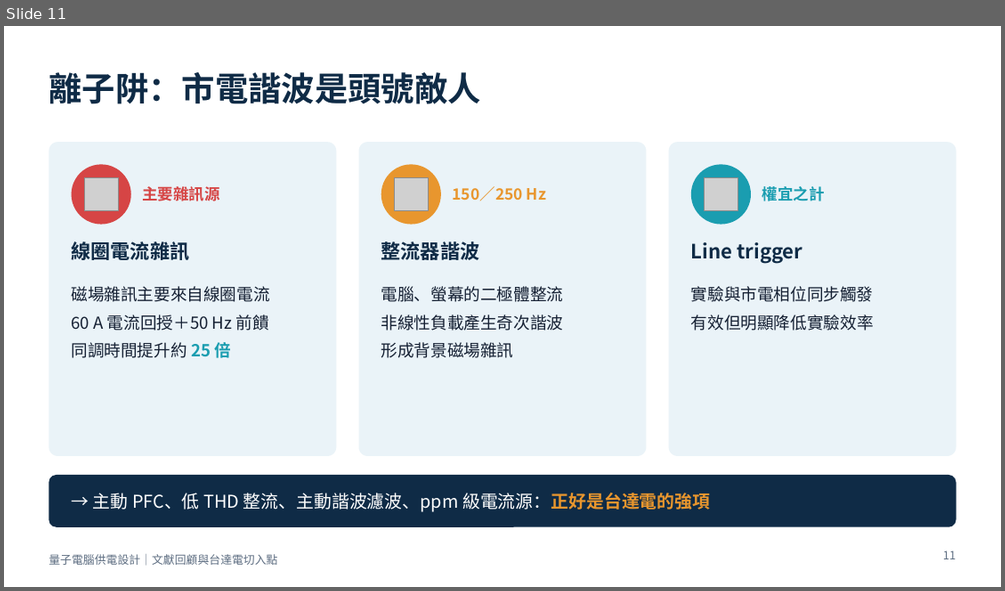
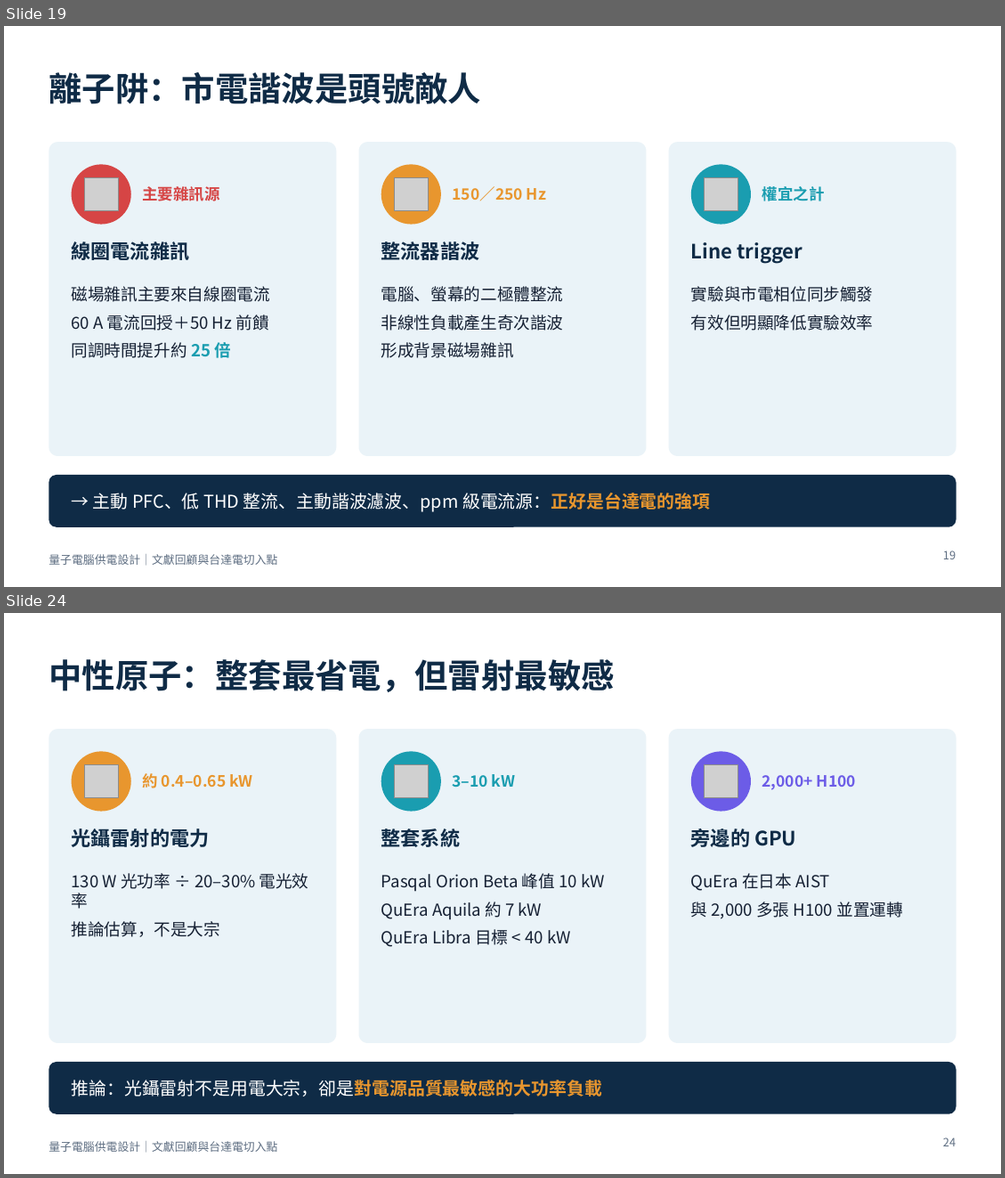
Before and after one commit to pcpcchen-coder/QuantumComputing, a slide deck: slides/output/qc-power-supply-delta.pptx. Shown one above the other, each under a label of ours: slide 11 before the commit, slides 19 and 24 after it; the slides between them are not shown. The pictures are 1005x591 and 1005x1178 pixels, drawn with LibreOffice and Linux fonts; fonts in the diff are those of the drawing; grey boxes stand for pictures. Boxes give left, top, right and bottom in pixels: in the first picture for what was removed or moved away, otherwise in the second. Text is boxed around its words. In the diff, an @@ line names an element or a change of style, - is before the commit and + after.

```diff
--- a/slides/output/qc-power-supply-delta.pptx
+++ b/slides/output/qc-power-supply-delta.pptx
@@ slide 24 added at [4, 613, 1001, 1174], background #FFFFFF; not listed: 1 template element that a slide beside it also shows @@
@@ title added at [48, 659, 614, 692], 32 pt, text #0F2B46, bold @@
+中性原子：整套最省電，但雷射最敏感
@@ rounded rectangle added at [48, 729, 336, 1043], fill #EAF3F8 @@
@@ rounded rectangle added at [358, 729, 646, 1043], fill #EAF3F8 @@
@@ rounded rectangle added at [669, 729, 956, 1043], fill #EAF3F8 @@
@@ ellipse added at [72, 751, 131, 811], fill #E8962E @@
@@ picture added at [85, 765, 119, 798] @@
@@ ellipse added at [380, 751, 441, 811], fill #1A9DB0 @@
@@ picture added at [395, 765, 428, 798] @@
@@ ellipse added at [691, 751, 751, 811], fill #6C5CE7 @@
@@ picture added at [704, 765, 737, 798] @@
@@ text added at [142, 773, 253, 788], 15 pt, text #E8962E, bold @@
+約 0.4–0.65 kW
@@ text added at [453, 774, 516, 787], 15 pt, text #1A9DB0, bold @@
+3–10 kW
@@ text added at [762, 775, 856, 790], 15 pt, text #6C5CE7, bold @@
+2,000+ H100
@@ text added at [72, 828, 210, 847], 19 pt, text #0F2B46, bold @@
+光鑷雷射的電力
@@ text added at [381, 828, 460, 847], 19 pt, text #0F2B46, bold @@
+整套系統
@@ text added at [691, 828, 796, 847], 19 pt, text #0F2B46, bold @@
+旁邊的 GPU
@@ text added at [72, 873, 309, 937], 16 pt, text #152033 @@
+130 W 光功率 ÷ 20–30% 電光效率
+推論估算，不是大宗
@@ text added at [381, 873, 605, 947], 16 pt, text #152033 @@
+Pasqal Orion Beta 峰值 10 kW
+QuEra Aquila 約 7 kW
+QuEra Libra 目標 < 40 kW
@@ text added at [691, 873, 903, 919], 16 pt, text #152033 @@
+QuEra 在日本 AIST
+與 2,000 多張 H100 並置運轉
@@ rounded rectangle added at [48, 1062, 956, 1114], fill #0F2B46 @@
@@ text added at [72, 1079, 602, 1096], 17 pt, text #FFFFFF @@
+推論：光鑷雷射不是用電大宗，卻是對電源品質最敏感的大功率負載
@@ page number added at [943, 1137, 955, 1146], 11 pt, text #5E6E82 @@
+24
@@ what was slide 11 is now slide 19 @@
@@ page number at [943, 550, 955, 559]: text changed @@
-11
+19
```
Also in this commit, not shown: 7 slides changed, 19 other slides added, 4 slides removed, 5 other files.
